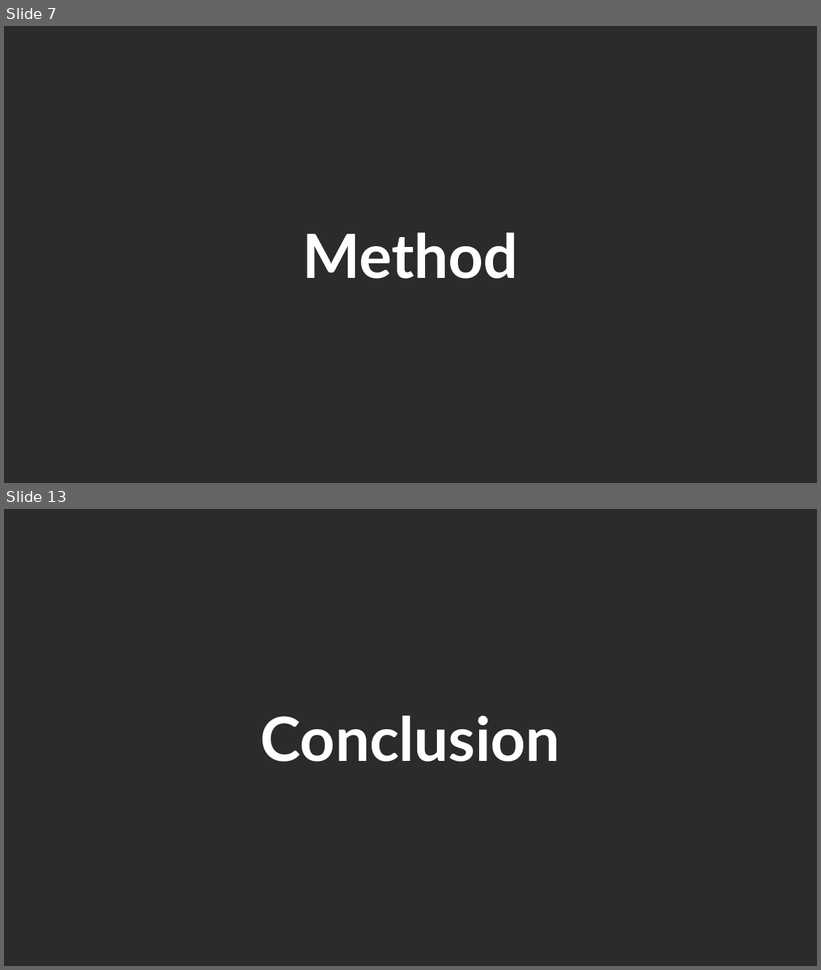
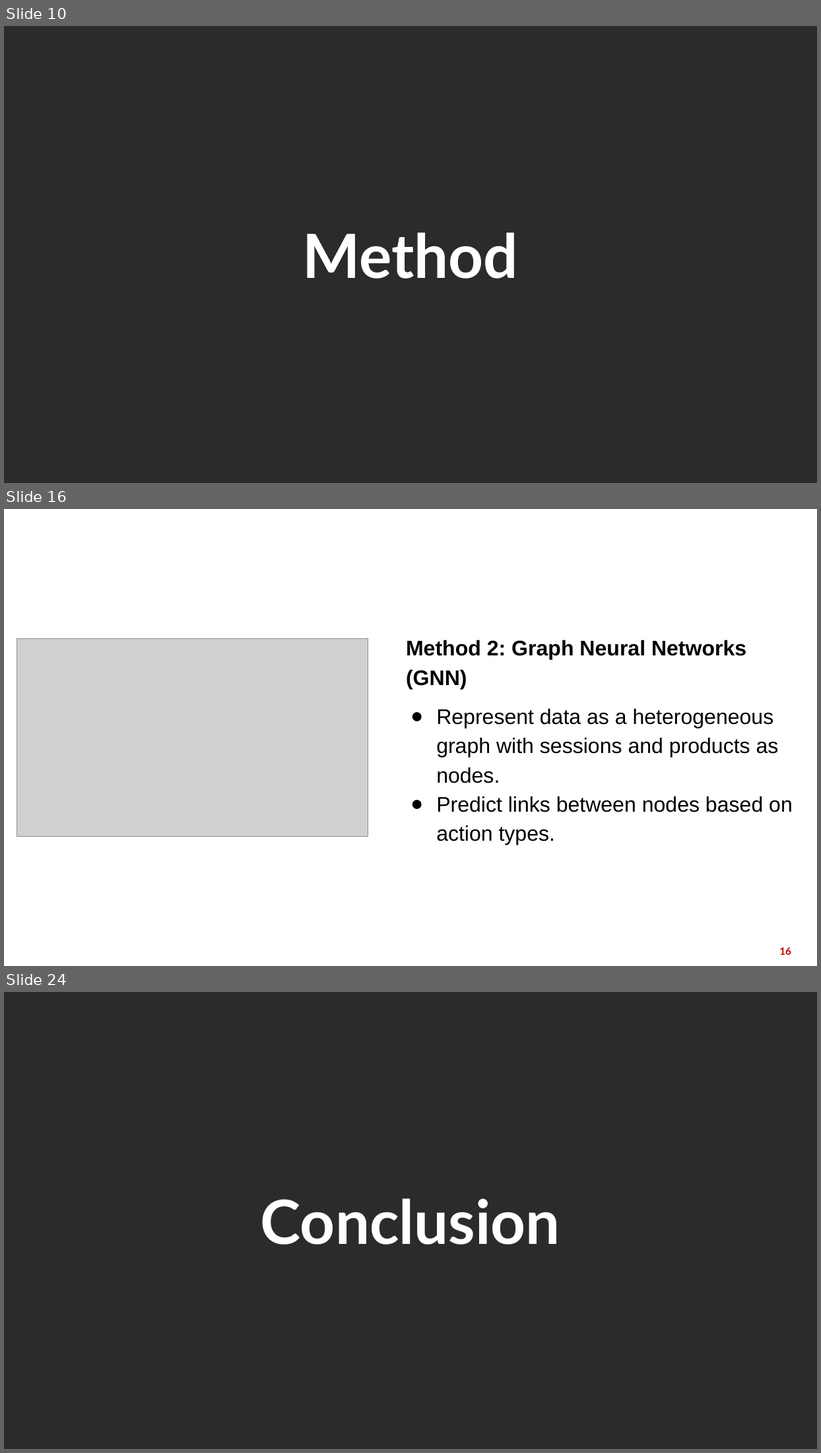
Before and after one commit to DoanNgocCuong/BasicTasksLearning_RecommenderSystem, a slide deck: report_slide/OTTO_WebMining.pptx. Shown one above the other, each under a label of ours: slides 7 and 13 before the commit, slides 10, 16 and 24 after it; the slides between them are not shown. The pictures are 821x970 and 821x1453 pixels, drawn with LibreOffice and Linux fonts; fonts in the diff are those of the drawing; grey boxes stand for pictures; background and template pictures are left out; a plain dark background stands for a picture behind light text. Boxes give left, top, right and bottom in pixels: in the first picture for what was removed or moved away, otherwise in the second. Text is boxed around its words. In the diff, an @@ line names an element or a change of style, - is before the commit and + after.

```diff
--- a/report_slide/OTTO_WebMining.pptx
+++ b/report_slide/OTTO_WebMining.pptx
@@ slide 16 added at box(4, 509, 817, 966), background picture (left out) @@
@@ picture added at box(17, 639, 368, 836) @@
@@ title added at box(406, 640, 506, 656), 36 pt, text #FFFFFF, bold @@
+Method 2
@@ text added at box(406, 640, 793, 846), 25 pt, text #000000 @@
+Method 2: Graph Neural Networks (GNN)
+● Represent data as a heterogeneous graph with sessions and products as nodes.
+● Predict links between nodes based on action types.
@@ page number added at box(780, 948, 791, 955), 12 pt, text #C00000, bold @@
+16
@@ what was slide 7 is now slide 10 @@
@@ what was slide 13 is now slide 24 @@
```
Also in this commit, not shown: 4 slides changed, 16 other slides added, 6 slides removed, 1 other file.
